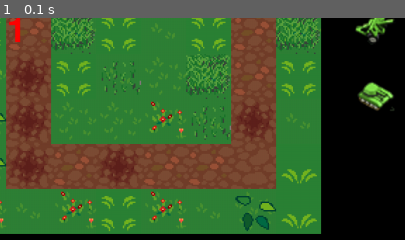
Above: before the commit, frame 1.
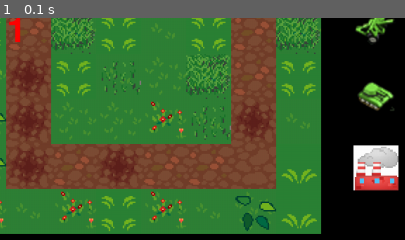
Above: after the commit, the same moment.

Repository: Eric-Guerra-Ribeiro/veik-defense
Game: pygame game, started from main.py
Two runs of this game, one before a commit and one after it. Both use one fixed random seed, a clock stepped at 60 frames per second and the inputs below.
Inputs:
- Up to frame 1 (0.1 s): no input
The pictures show only the part of the screen within x 50-100%, y 50-100%; the shares and areas given below are measured in that part.

The runs differ from the first frame. In frame 1, 2.4% of the frame differs, in the area x 87-99%, y 57-78%.

Commit message:
adding resource towers

Diff:
--- a/art.py
+++ b/art.py
@@ -18,6 +18,7 @@
         self.map_img = self.make_map_surface(game.get_map())
         self.unit_imgs = self.make_unit_imgs()
         self.tower_imgs = self.make_tower_imgs()
+        self.factory_imgs = self.make_factory_images()
         self.regular_font = pygame.font.Font('freesansbold.ttf', 30)
         self.big_font = pygame.font.Font('freesansbold.ttf', 50)
         self.tower_sounds = self.make_tower_sounds()
@@ -80,14 +81,17 @@
         antitanklvl2_sur = pygame.image.load("sprites/tower/antitank1.png")
         missilelvl1_sur = pygame.image.load("sprites/tower/missile0.png")
         missilelvl2_sur = pygame.image.load("sprites/tower/missile1.png")
-        nuclearpp_sur = pygame.image.load("sprites/general/nuclearplant.png")
-        coalfactory_sur = pygame.image.load("sprites/general/factory.png")
         return {enums.Tower.MACHINE_GUN_LVL1: mgunlvl1_sur, enums.Tower.MACHINE_GUN_LVL2: mgunlvl2_sur,
                 enums.Tower.MACHINE_GUN_LVL3: mgunlvl3_sur, enums.Tower.CANNON_LVL1: cannonlvl1_sur,
                 enums.Tower.CANNON_LVL2: cannonlvl2_sur, enums.Tower.CANNON_LVL3: cannonlvl3_sur,
                 enums.Tower.ANTI_TANK_LVL1: antitanklvl1_sur, enums.Tower.ANTI_TANK_LVL2: antitanklvl2_sur,
-                enums.Tower.MISSILE_LVL1: missilelvl1_sur, enums.Tower.MISSILE_LVL2: missilelvl2_sur,
-                enums.Tower.NUCLEAR_PLANT: nuclearpp_sur, enums.Tower.COAL_FACTORY: coalfactory_sur}
+                enums.Tower.MISSILE_LVL1: missilelvl1_sur, enums.Tower.MISSILE_LVL2: missilelvl2_sur}
+
+    def make_factory_images(self):
+        nuclearpp_sur = pygame.image.load("sprites/general/nuclearplant.png")
+        coalfactory_sur = pygame.image.load("sprites/general/factory.png")
+        return {enums.ResourceFactory.NUCLEAR_PLANT: nuclearpp_sur, enums.ResourceFactory.COAL_FACTORY: coalfactory_sur}
+
 
     def make_tower_sounds(self):
         """
@@ -171,6 +175,12 @@
             self.screen.blit(
                 self.tower_imgs[tower.get_tower_type()], tower_pos
             )
+        for factory in self.game.resource_factories:
+            factory_pos = screenpos.unit_pos_in_scrn(factory.pos, factory.pos, 1)
+            self.screen.blit(
+                self.factory_imgs[factory.get_factory_type()], factory_pos
+            )
+
 
         self.draw_ally_camp_hp_bar()
         self.draw_buttons()
--- a/enums.py
+++ b/enums.py
@@ -47,6 +47,11 @@
     ANTI_TANK_LVL2 = enum.auto()
     MISSILE_LVL1 = enum.auto()
     MISSILE_LVL2 = enum.auto()
+
+class ResourceFactory(enum.Enum):
+    """
+    Enum class for the types of factories.
+    """
     COAL_FACTORY = enum.auto()
     NUCLEAR_PLANT = enum.auto()
 
--- a/gameconstants.py
+++ b/gameconstants.py
@@ -23,6 +23,8 @@
 
 # Economy Stats
 BASE_RESOURCE = 1000
+BASE_PRODUCTION_RATE = 1/(5 * pgc.FREQUENCY)
+BASE_PRODUCTION_PROFIT = 100
 
 # Wave Stats
 WAVE_GRACE_PERIOD = 5 # seconds
--- a/gamecontroller.py
+++ b/gamecontroller.py
@@ -21,6 +21,7 @@
         self.bf_map = battlefieldmap.BattleFieldMap()
         self.units = []
         self.towers = []
+        self.resource_factories = []
         self.selected_tower = enums.Tower.MACHINE_GUN_LVL1
         self.resources = BASE_RESOURCE
         self._game_state = enums.GameState.GRACE_PERIOD
@@ -37,7 +38,9 @@
         for tower in self.towers:
             tower.find_target(self.units)
             tower.shoot()
-
+        for resource_factory in self.resource_factories:
+            resource_factory.produce()
+            self.increase_resources(resource_factory.collect())
         if not self.bf_map.ally_camp.alive:
             self.go = True
 
--- a/inputs.py
+++ b/inputs.py
@@ -91,8 +91,9 @@
                 Button((1100,300), (pgc.GRID_SIZE, pgc.GRID_SIZE), pygame.image.load("sprites/tower/missile0.png"),
                        lambda _game: utils.select_tower(_game, enums.Tower.MISSILE_LVL1), game),
                 Button((1100,400), (pgc.GRID_SIZE, pgc.GRID_SIZE), pygame.image.load("sprites/tower/antitank0.png"),
-                       lambda _game: utils.select_tower(_game, enums.Tower.ANTI_TANK_LVL1), game)
-
+                       lambda _game: utils.select_tower(_game, enums.Tower.ANTI_TANK_LVL1), game),
+                Button((1100,500), (pgc.GRID_SIZE, pgc.GRID_SIZE), pygame.image.load("sprites/general/factory.png"),
+                       lambda _game: utils.select_tower(_game, enums.ResourceFactory.COAL_FACTORY), game)
             ]
         }
 
--- /dev/null
+++ b/resourceFactory.py
@@ -0,0 +1,64 @@
+import abc
+
+import enums
+import gameconstants as gc
+
+
+class ResourceFactory(abc.ABC):
+    """
+    Abstract class for resource factories.
+    """
+
+    def __init__(self, bf_map, pos):
+        self.bf_map = bf_map
+        self.pos = pos
+        self.production_process = 0
+        self.update_price = 0
+
+    def produce(self):
+        """
+        Produces resources.
+        """
+        self.production_process += self.production_rate
+        while self.production_process >= 1:
+            self.production_process -= 1
+            self.current_production += self.production_profit
+
+    def collect(self):
+        """
+        Collects produced resources.
+        """
+        resources = self.current_production
+        self.current_production = 0
+        return resources
+
+    def get_factory_type(self):
+        return self.factory_type
+
+class CoalFactory(ResourceFactory):
+    """
+    Coal Factory resource generation.
+    """
+
+    price = gc.BASE_PRICE
+
+    def __init__(self, bf_map, pos):
+        super().__init__(bf_map, pos)
+        self.pos = pos
+        self.production_rate = gc.BASE_PRODUCTION_RATE
+        self.production_profit = gc.BASE_PRODUCTION_PROFIT
+        self.current_production = 0
+        self.factory_type = enums.ResourceFactory.COAL_FACTORY
+        self.update_price = 5 * gc.BASE_PRICE
+
+class NuclearPlant(ResourceFactory):
+    """
+    Nuclear Plant resource generation: update of Coal Factory.
+    """
+
+    def __init__(self, bf_map, pos):
+        super().__init__(bf_map, pos)
+        self.pos = pos
+        self.production_rate = gc.BASE_PRODUCTION_RATE
+        self.production_profit = 3 * gc.BASE_PRODUCTION_PROFIT
+        self.factory_type = enums.ResourceFactory.NUCLEAR_PLANT
--- a/utils.py
+++ b/utils.py
@@ -1,5 +1,6 @@
 import enums
 import tower
+import resourceFactory
 
 def valid_index(index, list_dim):
     """
@@ -48,6 +49,10 @@
             game.ocupy_cells(map_cell, 1)
             game.towers.append(tower.MissileLvl1(game.bf_map, map_cell))
             game.decrease_resources(tower.MissileLvl1.price)
+        elif game.selected_tower == enums.ResourceFactory.COAL_FACTORY and game.resources >= resourceFactory.CoalFactory.price:
+            game.ocupy_cells(map_cell, 1)
+            game.resource_factories.append(resourceFactory.CoalFactory(game.bf_map, map_cell))
+            game.decrease_resources(resourceFactory.CoalFactory.price)
 
 def update_tower(map_cell, game):
     "Updates a tower in map"
